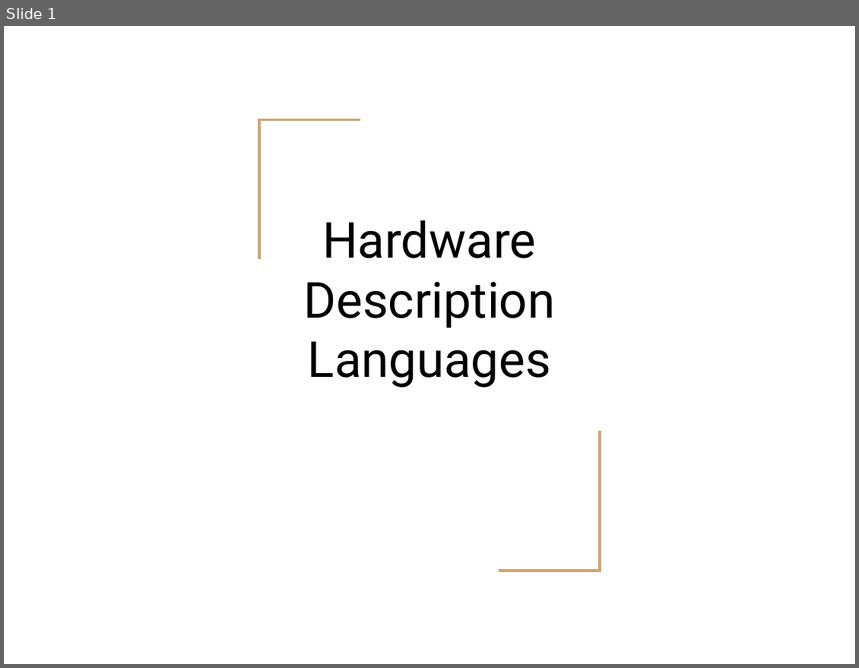
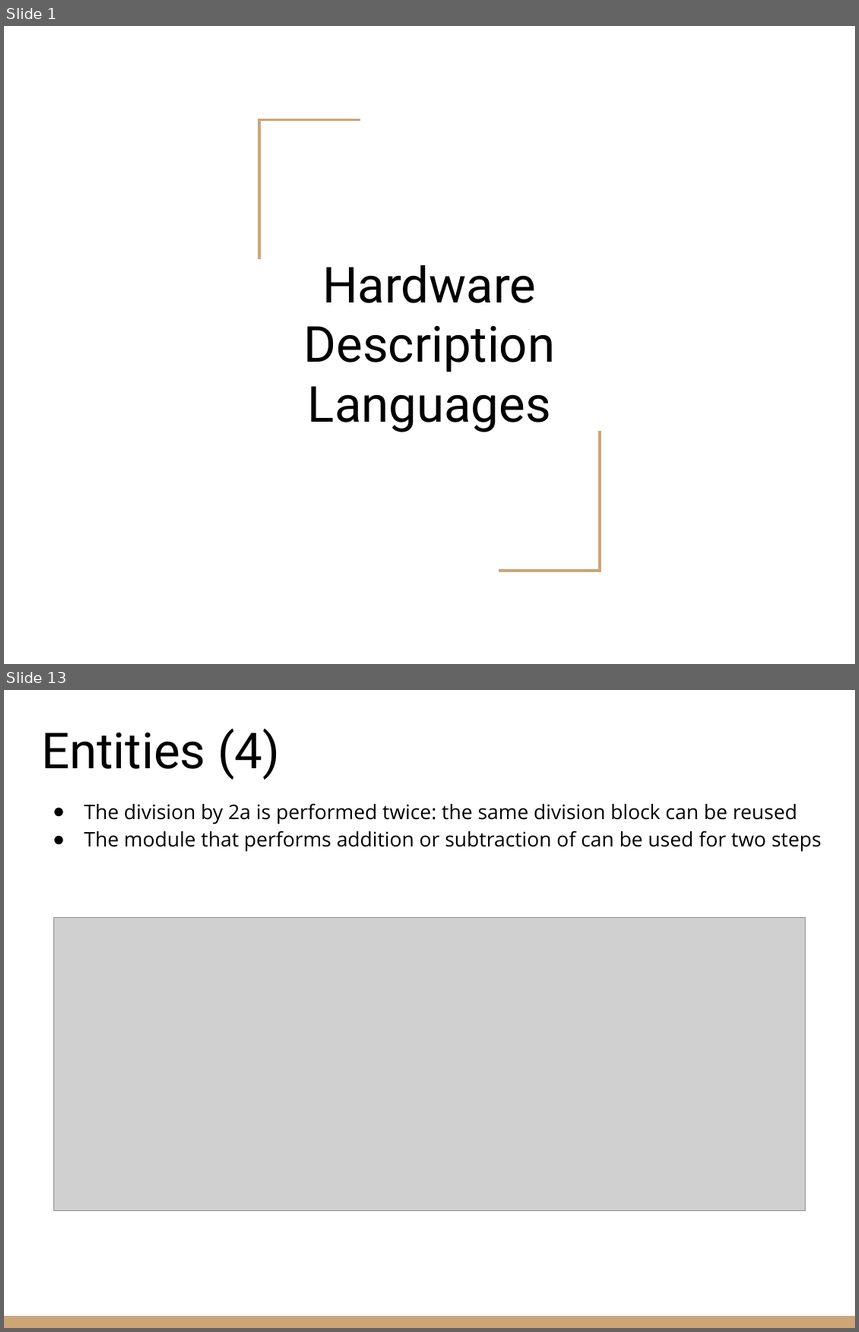
Before and after one commit to riccardoberta/esd, a slide deck: 07 - Hardware Description Languages/slides.pptx. Shown one above the other, each under a label of ours: slide 1 before the commit, slides 1 and 13 after it; the slides between them are not shown. The pictures are 859x668 and 859x1332 pixels, drawn with LibreOffice and Linux fonts; fonts in the diff are those of the drawing; grey boxes stand for pictures. Boxes give left, top, right and bottom in pixels: in the first picture for what was removed or moved away, otherwise in the second. Text is boxed around its words. In the diff, an @@ line names an element or a change of style, - is before the commit and + after.

```diff
--- a/07 - Hardware Description Languages/slides.pptx
+++ b/07 - Hardware Description Languages/slides.pptx
@@ slide 13 added at [4,690,855,1328], background #FFFFFF @@
@@ title added at [41,728,281,780], 42 pt, text #000000 @@
+Entities (4)
@@ text added at [84,803,822,852], 17 pt, text #000000 @@
+● The division by 2a is performed twice: the same division block can be reused
+● The module that performs addition or subtraction of can be used for two steps
@@ picture added at [54,917,806,1211] @@
@@ rectangle added at [4,1316,855,1328], fill #CCA677 @@
@@ slide 1 changed as well @@
@@ title "Hardware Description Languages": place and size @@
-title "Hardware Description Languages" at [304,221,556,388]
+title "Hardware Description Languages" at [304,265,556,433]
```
Also in this commit, not shown: 42 other slides added, 2 slides removed, 3 other files.
